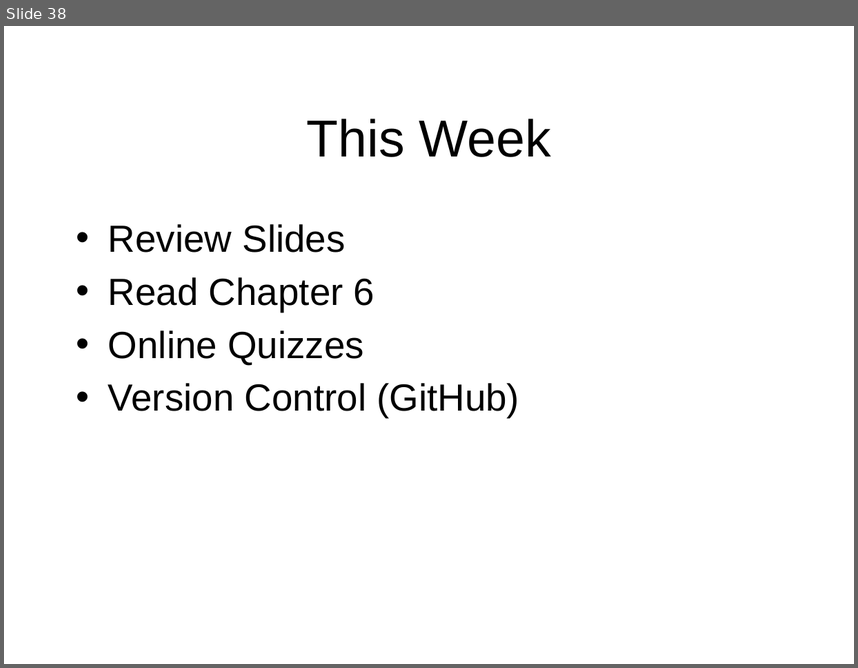
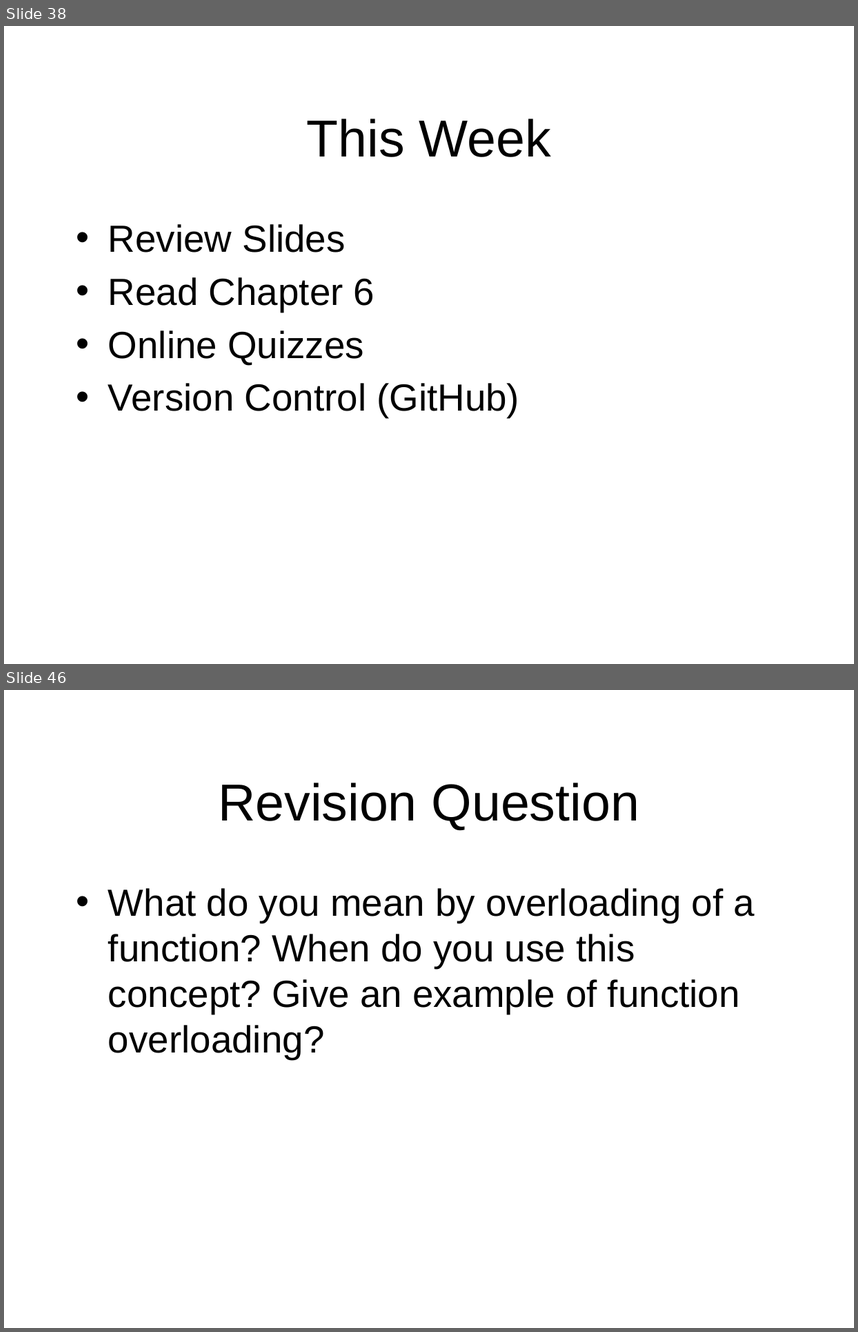
Before and after one commit to octaviordz/zjnu2017.github.io, a slide deck: OOAD/lectures/070--Notation.Part.2.pptx. Shown one above the other, each under a label of ours: slide 38 before the commit, slides 38 and 46 after it; the slides between them are not shown. The pictures are 858x668 and 858x1332 pixels, drawn with LibreOffice and Linux fonts; fonts in the diff are those of the drawing. Boxes give left, top, right and bottom in pixels: in the first picture for what was removed or moved away, otherwise in the second. Text is boxed around its words. In the diff, an @@ line names an element or a change of style, - is before the commit and + after.

```diff
--- a/OOAD/lectures/070--Notation.Part.2.pptx
+++ b/OOAD/lectures/070--Notation.Part.2.pptx
@@ slide 46 added at [4,690,854,1328], background #FFFFFF @@
@@ title added at [218,782,639,830], 44 pt, text #000000 @@
+Revision Question
@@ text added at [108,888,754,1058], 32 pt, text #000000 @@
+• What do you mean by overloading of a function? When do you use this concept? Give an example of function overloading?
```
Also in this commit, not shown: 1 slide changed, 9 other slides added.
